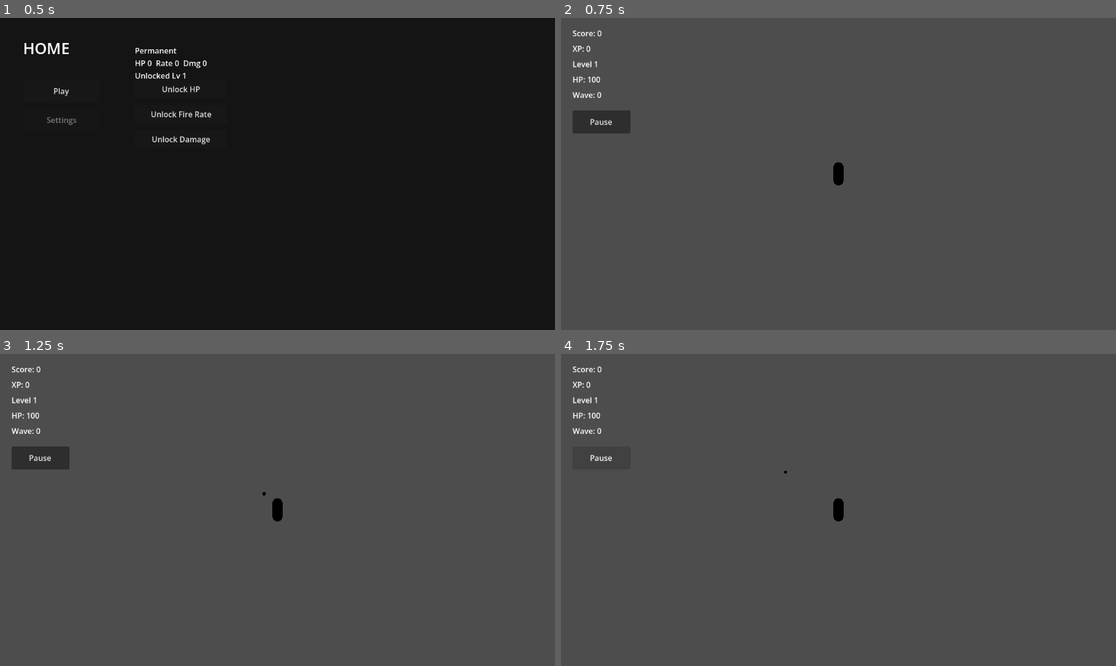
Above: before the commit, frames 1-4 (two rows, left to right).
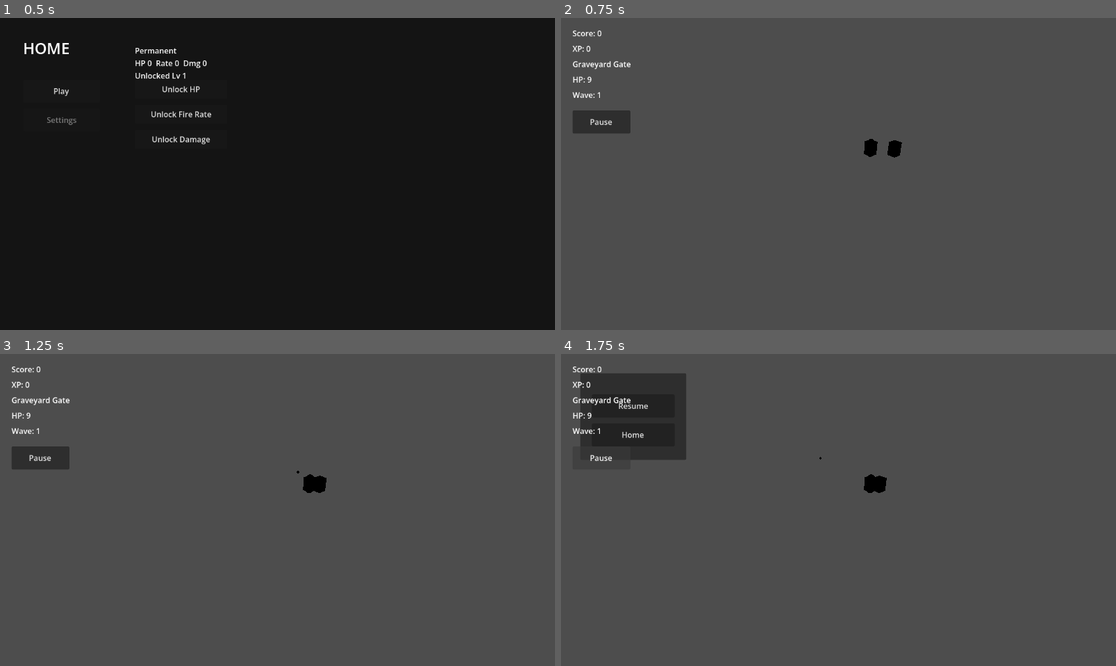
Above: after the commit, the same moments.

Repository: tinhtinhcd/zombie2.5d
Game: Godot game, scene res://scenes/ui/home_screen.tscn
Same seed, same stepped clock (60 frames per second), same inputs: the game is played once before the commit and once after it.
Inputs:
- Up to frame 1 (0.5 s): no input
- Up to frame 2 (0.75 s): click "Play" at 0.5 s
- Up to frame 3 (1.25 s): no input
- Up to frame 4 (1.75 s): click "Pause" at 1.25 s

Frame 1 is identical in both runs. In frame 2, 0.5% of the frame differs, in the area x 2-62%, y 13-54%; in frame 3, 0.5%; in frame 4, 5.1%, in the area x 2-59%, y 6-54%.
Error before the commit: Parse Error: Cannot call non-static function "go_to_home()" on the class "SceneRouter" directly. Make an instance instead. (res://scripts/ui/pause_menu.gd:22)

Commit message:
Refactor camera & enemy flow; add home routing
Cache frequently-used nodes and streamline gameplay flow: WaveManager and EnemySpawner now cache container/spawner/spawn-point nodes to avoid repeated get_node calls and improve performance. FixedCameraRig precomputes a camera offset and exposes a recompute method to avoid redundant trig every frame. WaveManager gains clearer wave-complete and upgrade-selection handling and clears runtime nodes from cached containers. Enemy code pauses movement and contact-damage when gameplay is inactive. UI changes: PauseMenu emits a home_requested signal and the game scene routes to home via SceneRouter; Home screen contains temporary prototype upgrade buttons. Also minor code comments and formatting fixes (project.godot blank-line cleanup). These changes improve separation of concerns, performance, and scene routing.

Diff:
--- a/project.godot
+++ b/project.godot
@@ -20,8 +20,6 @@
 SceneRouter="res://scripts/autoload/SceneRouter.gd"
 SaveManager="res://scripts/autoload/SaveManager.gd"
 AudioManager="res://scripts/autoload/AudioManager.gd"
-
-
 
 [input]
 
--- a/scripts/camera/fixed_camera_rig.gd
+++ b/scripts/camera/fixed_camera_rig.gd
@@ -1,5 +1,10 @@
 extends Node3D
 class_name FixedCameraRig
+
+# Fixed isometric-style camera rig for 2.5D gameplay.
+# The rig follows a target node each frame while keeping a constant
+# viewing angle, distance, and height. The offset is precomputed once
+# to avoid redundant trig every frame.
 
 @export_range(-180.0, 180.0, 0.1, "degrees") var angle: float = -40.0
 @export_range(0.1, 100.0, 0.1) var distance: float = 14.0
@@ -8,19 +13,23 @@
 
 @onready var camera: Camera3D = $Camera3D
 
+var _camera_offset: Vector3 = Vector3.ZERO
+
 func _ready() -> void:
-    _update_camera()
+    _recompute_offset()
 
 func _process(_delta: float) -> void:
+    # Follow the target each frame, then point the camera at the rig origin.
     if follow_target != null:
         global_position = follow_target.global_position
-    _update_camera()
+    camera.position = _camera_offset
+    camera.look_at(global_position, Vector3.UP)
 
-func _update_camera() -> void:
-    if not is_node_ready():
-        return
-
+func _recompute_offset() -> void:
+    # Recalculate the camera offset from angle/distance/height exports.
+    # Call this again at runtime if you change those values dynamically.
     var radians := deg_to_rad(angle)
-    var offset := Vector3(sin(radians) * distance, height, cos(radians) * distance)
-    camera.position = offset
-    camera.look_at(global_position, Vector3.UP)
+    _camera_offset = Vector3(sin(radians) * distance, height, cos(radians) * distance)
+    if is_node_ready():
+        camera.position = _camera_offset
+        camera.look_at(global_position, Vector3.UP)
--- a/scripts/core/WaveManager.gd
+++ b/scripts/core/WaveManager.gd
@@ -22,17 +22,24 @@
 var _waiting_for_upgrade_selection: bool = false
 var _active_level_data: LevelData
 var game_manager: GameManager
+var _enemy_container: Node3D
+var _spawner: EnemySpawner
+var _projectile_container: Node3D
+var _pickup_container: Node3D
 
 func _ready() -> void:
     game_manager = get_node("/root/GameManager") as GameManager
+    _enemy_container = get_node_or_null(enemy_container_path) as Node3D
+    _spawner = get_node_or_null(spawner_path) as EnemySpawner
+    _projectile_container = get_node_or_null(projectile_container_path) as Node3D
+    _pickup_container = get_node_or_null(pickup_container_path) as Node3D
     current_wave = 0
     if game_manager != null:
         game_manager.upgrade_selected.connect(_on_upgrade_selected)
         game_manager.level_changed.connect(_on_level_changed)
 
 func _process(_delta: float) -> void:
-    var enemy_container := get_node_or_null(enemy_container_path) as Node3D
-    if game_manager == null or enemy_container == null:
+    if game_manager == null or _enemy_container == null:
         return
     if not game_manager.is_gameplay_active or game_manager.is_game_over:
         return
@@ -40,21 +47,23 @@
         return
     if _waiting_for_upgrade_selection:
         return
-    if enemy_container.get_child_count() > 0:
+    # A wave is complete when no enemies remain in the container.
+    if _enemy_container.get_child_count() > 0:
         return
 
+    # All waves done → advance to the next level.
     if _is_level_complete():
         game_manager.advance_to_next_level()
         return
 
+    # Offer an upgrade choice before starting the next wave.
     _waiting_for_upgrade_selection = true
     game_manager.begin_upgrade_selection()
 
 func start_next_wave() -> void:
     current_wave += 1
 
-    var spawner := get_node_or_null(spawner_path) as EnemySpawner
-    if spawner == null:
+    if _spawner == null:
         return
 
     if game_manager != null:
@@ -62,18 +71,18 @@
         game_manager.set_boss_wave(_is_boss_wave(current_wave))
 
     if _is_boss_wave(current_wave):
-        _start_boss_wave(spawner)
+        _start_boss_wave(_spawner)
         return
 
     var wave_definition := _get_wave_definition(current_wave)
-    var spawn_count := int(wave_definition.get("spawn_count", spawner.default_spawn_count))
+    var spawn_count := int(wave_definition.get("spawn_count", _spawner.default_spawn_count))
     spawn_count += max(current_wave - 1, 0) * spawn_count_increase_per_wave
 
     var speed_bonus := float(wave_definition.get("speed_bonus", 0.0))
     speed_bonus += float(max(current_wave - 1, 0)) * speed_bonus_per_wave
     var enemy_types: Array = wave_definition.get("enemy_types", ["normal"])
 
-    spawner.spawn_enemies(spawn_count, speed_bonus, enemy_types)
+    _spawner.spawn_enemies(spawn_count, speed_bonus, enemy_types)
 
 func _get_wave_definition(wave_number: int) -> Dictionary:
     var active_wave_definitions := _get_active_wave_definitions()
@@ -146,18 +155,14 @@
     return boss_wave_interval
 
 func _clear_runtime_nodes() -> void:
-    var enemy_container := get_node_or_null(enemy_container_path) as Node3D
-    var projectile_container := get_node_or_null(projectile_container_path) as Node3D
-    var pickup_container := get_node_or_null(pickup_container_path) as Node3D
-
-    if enemy_container != null:
-        for child in enemy_container.get_children():
+    if _enemy_container != null:
+        for child in _enemy_container.get_children():
             child.queue_free()
 
-    if projectile_container != null:
-        for child in projectile_container.get_children():
+    if _projectile_container != null:
+        for child in _projectile_container.get_children():
             child.queue_free()
 
-    if pickup_container != null:
-        for child in pickup_container.get_children():
+    if _pickup_container != null:
+        for child in _pickup_container.get_children():
             child.queue_free()
--- a/scripts/core/game.gd
+++ b/scripts/core/game.gd
@@ -4,8 +4,12 @@
 @onready var hud: HUD = $HUD
 @onready var pause_menu: PauseMenuUI = $PauseMenu
 @onready var game_manager: GameManager = get_node("/root/GameManager") as GameManager
+@onready var scene_router: SceneRouter = get_node("/root/SceneRouter") as SceneRouter
 
 func _ready() -> void:
+    # This scene is the single entry point for a fresh gameplay run.
+    # reset_game() clears session state; apply_permanent_upgrades() layers
+    # in any persistent progression the player has earned across runs.
     game_manager.reset_game()
     game_manager.apply_permanent_upgrades(player)
     pause_menu.visible = false
@@ -13,6 +17,7 @@
     hud.restart_requested.connect(_restart_game)
     hud.upgrade_selected.connect(_on_upgrade_selected)
     pause_menu.resume_requested.connect(_hide_pause_menu)
+    pause_menu.home_requested.connect(_go_home)
     player.hp_changed.connect(hud.set_hp)
     player.died.connect(_on_player_died)
     hud.set_hp(player.current_hp)
@@ -40,3 +45,6 @@
 
 func _on_upgrade_selected(upgrade_id: StringName) -> void:
     game_manager.select_upgrade(player, upgrade_id)
+
+func _go_home() -> void:
+    scene_router.go_to_home()
--- a/scripts/enemy/EnemySpawner.gd
+++ b/scripts/enemy/EnemySpawner.gd
@@ -11,20 +11,20 @@
 @export var default_spawn_count: int = 3
 
 var player_target: Node3D
+var _enemy_container: Node3D
+var _spawn_points: Array[Marker3D] = []
 
 func _ready() -> void:
     player_target = get_node_or_null(player_target_path) as Node3D
+    _enemy_container = get_node_or_null(enemy_container_path) as Node3D
+    var spawn_points_root := get_node_or_null(spawn_points_path) as Node3D
+    if spawn_points_root != null:
+        _spawn_points = _get_spawn_points(spawn_points_root)
 
 func spawn_enemies(spawn_count: int = default_spawn_count, speed_bonus: float = 0.0, enemy_types: Array = ["normal"]) -> Array[Node3D]:
     var spawned_enemies: Array[Node3D] = []
-    var enemy_container := get_node_or_null(enemy_container_path) as Node3D
-    var spawn_points_root := get_node_or_null(spawn_points_path) as Node3D
 
-    if enemy_scene == null or enemy_container == null or spawn_points_root == null:
-        return spawned_enemies
-
-    var spawn_points := _get_spawn_points(spawn_points_root)
-    if spawn_points.is_empty():
+    if enemy_scene == null or _enemy_container == null or _spawn_points.is_empty():
         return spawned_enemies
 
     for index in range(max(spawn_count, 0)):
@@ -32,8 +32,8 @@
         if enemy_instance == null:
             continue
 
-        var spawn_point := spawn_points[index % spawn_points.size()]
-        enemy_container.add_child(enemy_instance)
+        var spawn_point := _spawn_points[index % _spawn_points.size()]
+        _enemy_container.add_child(enemy_instance)
         enemy_instance.global_position = spawn_point.global_position
         enemy_instance.global_rotation = spawn_point.global_rotation
         if enemy_instance is Enemy:
--- a/scripts/enemy/enemy.gd
+++ b/scripts/enemy/enemy.gd
@@ -51,6 +51,7 @@
     _constrain_to_plane()
 
 func _physics_process(delta: float) -> void:
+    # Freeze movement when gameplay is paused, game over, or upgrade selection is active.
     if game_manager != null and not game_manager.is_gameplay_active:
         velocity = Vector3.ZERO
         return
@@ -62,6 +63,7 @@
     move_and_slide()
     _constrain_to_plane()
 
+    # Tick down contact-damage cooldown so the player isn't hurt every frame.
     _contact_damage_cooldown = max(_contact_damage_cooldown - delta, 0.0)
     _try_damage_player()
 
--- a/scripts/ui/home_screen.gd
+++ b/scripts/ui/home_screen.gd
@@ -1,6 +1,11 @@
 extends Control
 
+# Home screen with Start button and prototype permanent-upgrade controls.
+# The upgrade buttons below are temporary test UI for unlocking permanent
+# upgrades. Replace with a proper shop or progression screen later.
+
 @onready var start_button: Button = $StartButton
+# Prototype upgrade buttons — temporary, for testing permanent progression.
 @onready var unlock_hp_button: Button = $UnlockHPButton
 @onready var unlock_fire_rate_button: Button = $UnlockFireRateButton
 @onready var unlock_damage_button: Button = $UnlockDamageButton
--- a/scripts/ui/pause_menu.gd
+++ b/scripts/ui/pause_menu.gd
@@ -2,8 +2,10 @@
 class_name PauseMenuUI
 
 signal resume_requested
+signal home_requested
 
-# Placeholder pause menu for future pause-state and settings flows.
+# Pause menu UI. Emits signals for resume and home actions so the game scene
+# controls navigation flow. This keeps scene routing out of the UI layer.
 
 @onready var resume_button: Button = $Panel/ResumeButton
 @onready var home_button: Button = $Panel/HomeButton
@@ -19,4 +21,4 @@
 
 func _on_home_pressed() -> void:
     visible = false
-    SceneRouter.go_to_home()
+    home_requested.emit()
